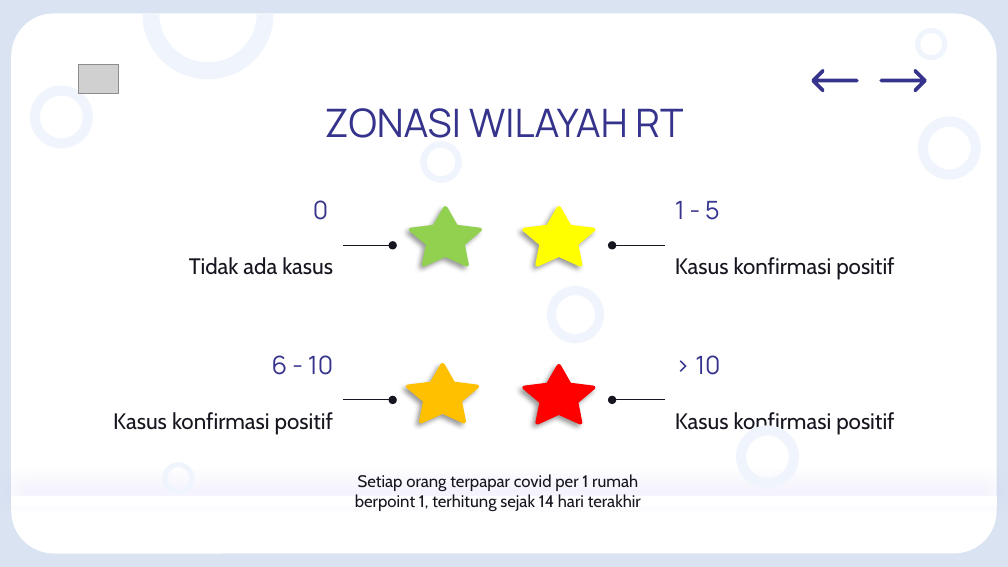
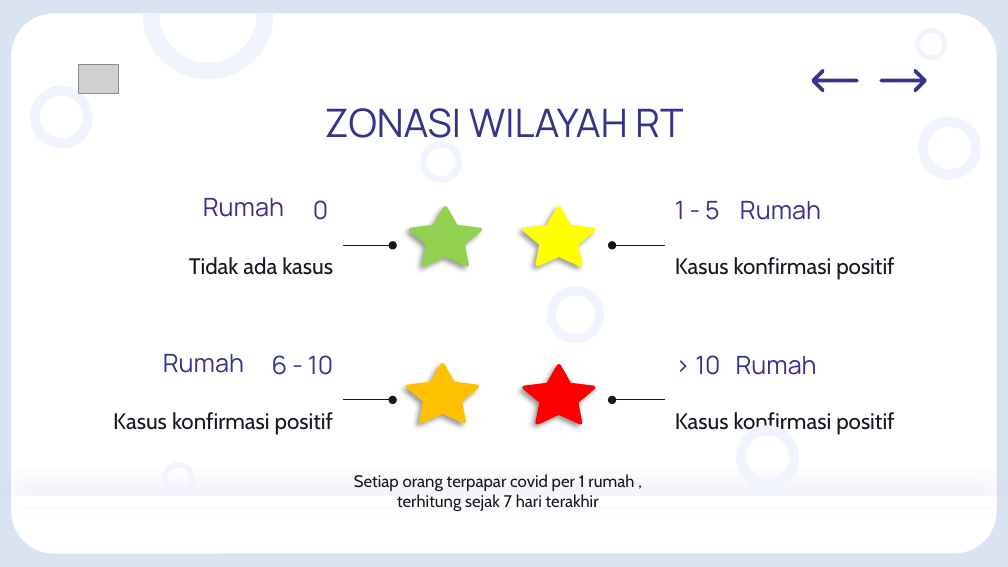
Before and after one commit to syaifurplus/lomba-hitech, a slide deck: slide 4 of PPT/Chatbot Planner Hi-Tech.pptx. Drawn at 1008x567 pixels with LibreOffice and Linux fonts; fonts in the diff are those of the drawing; grey boxes stand for pictures. Boxes give left, top, right and bottom in pixels: in the first picture for what was removed or moved away, otherwise in the second. Text is boxed around its words. In the diff, an @@ line names an element or a change of style, - is before the commit and + after.

```diff
--- a/PPT/Chatbot Planner Hi-Tech.pptx
+++ b/PPT/Chatbot Planner Hi-Tech.pptx
@@ text added at [203,198,284,217], 18 pt, text #36338C @@
+Rumah
@@ title at [675,201,821,220]: text changed @@
-1 - 5
+1 - 5 Rumah
@@ text added at [163,354,244,373], 18 pt, text #36338C @@
+Rumah
@@ title at [695,355,817,375]: text changed @@
-> 10
+> 10 Rumah
@@ text at [354,474,634,511]: text changed @@
-Setiap orang terpapar covid per 1 rumah berpoint 1, terhitung sejak 14 hari terakhir
+Setiap orang terpapar covid per 1 rumah , terhitung sejak 7 hari terakhir
```
Also in this commit, not shown: 6 other slides changed, 1 slide removed, 1 other file.
